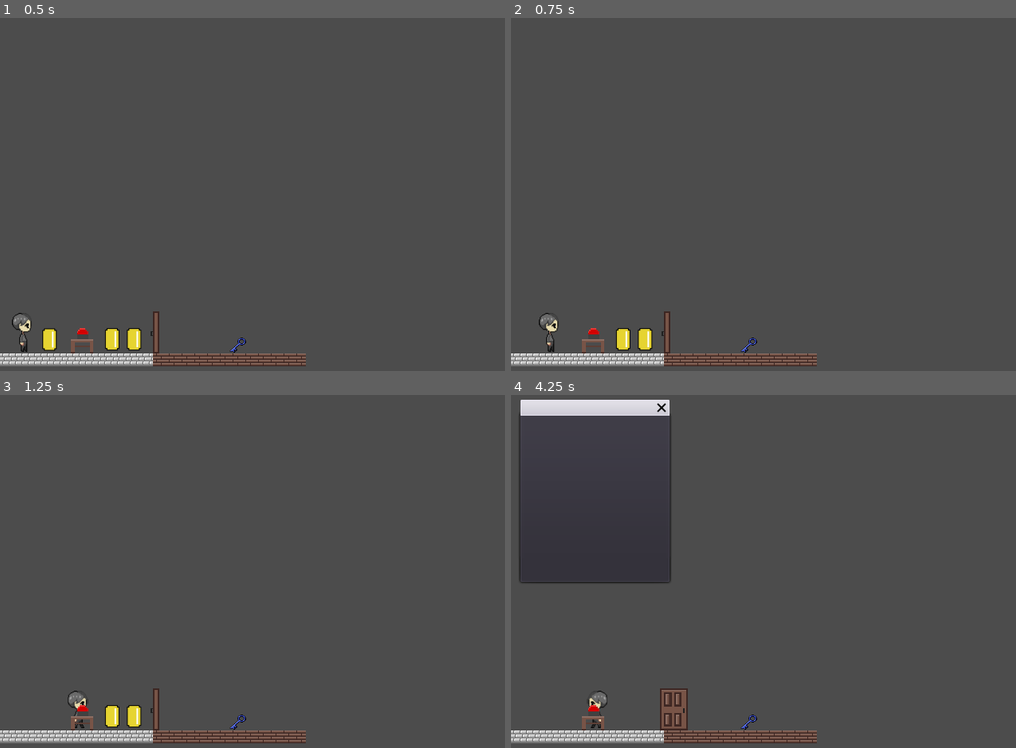
Above: before the commit, frames 1-4 (two rows, left to right).
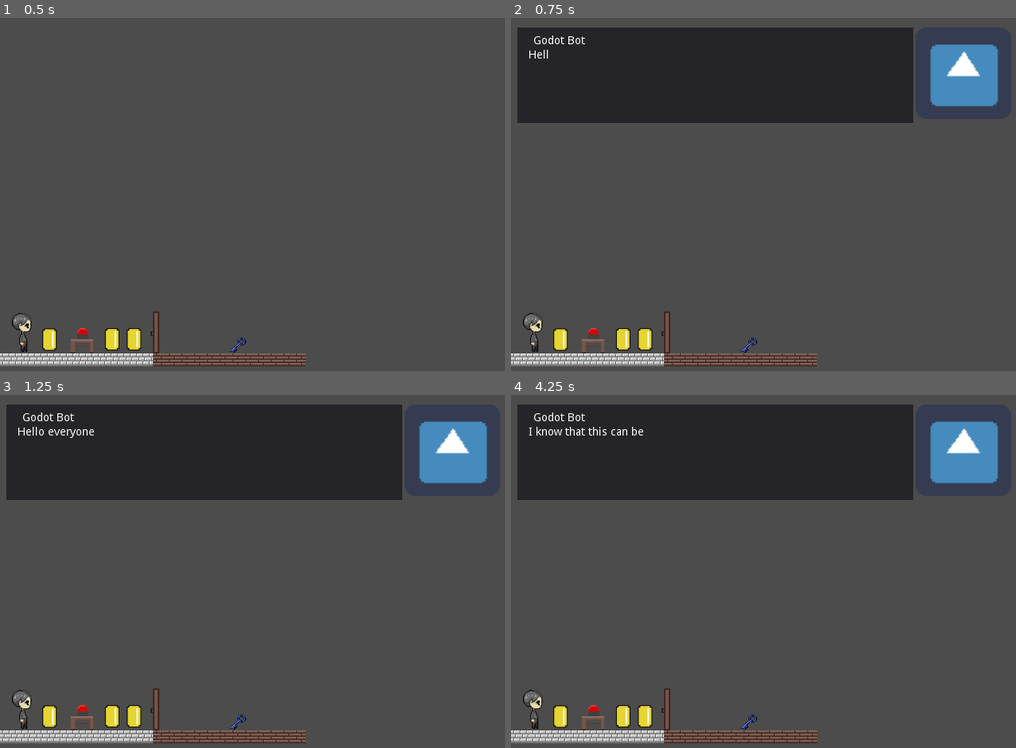
Above: after the commit, the same moments.

Repository: bkuon/Reverie
Game: Godot game, scene res://world.tscn
The game is run twice, just before and just after one commit, with the same random seed, the same clock (stepped at 60 frames per second) and the same inputs. The engine's default icon, where the game draws it, is replaced by a stand-in: a white triangle on a blue panel in a dark square.
Inputs:
- Up to frame 1 (0.5 s): no input
- Up to frame 2 (0.75 s): tap Enter (ui_accept, bound only before the commit) at 0.5 s; hold Right (ui_right) from 0.53 s (still down); hold Enter (ui_accept, bound only before the commit) from 0.53 s (still down)
- Up to frame 3 (1.25 s): keep holding Right (ui_right); keep holding Enter (ui_accept, bound only before the commit); tap Z (ui_accept, bound only after the commit) at 0.77, 0.8, 1.07 s
- Up to frame 4 (4.25 s): release Right (ui_right) at 1.28 s; release Enter (ui_accept, bound only before the commit) at 1.28 s; hold Down (ui_down) 1.28-2.03 s; tap Z (ui_accept, bound only after the commit) at 1.35, 1.52, 1.82, 2.3, 3.02, 3.32 s; tap Enter (ui_accept, bound only before the commit) at 1.55, 2, 2.85 s; hold Right (ui_right) 2.03-2.78 s; hold Enter (ui_accept, bound only before the commit) 2.03-2.78 s; hold Up (ui_up) 2.78-3.53 s; hold Left (ui_left) from 3.53 s (still down); hold Z (ui_accept, bound only after the commit) from 3.53 s (still down); tap X (pause) at 4.15 s

Frame 1 is identical in both runs. In frame 2, 24% of the frame differs, in the area x 1-97%, y 2-95%; in frame 3, 24%; in frame 4, 28%, in the area x 1-97%, y 1-96%.

Commit message:
fixed door

Diff:
--- /dev/null
+++ b/Dialouge.gd
@@ -0,0 +1,35 @@
+extends RichTextLabel
+
+var dialog = ["Hello everyone! Thank you for your hard work!",
+"I know that this can be frustrating, but we've learned so much already"]
+
+#dialog needs to have: a character name, text, emotion
+
+var page=0
+
+# Called when the node enters the scene tree for the first time.
+func _ready():
+	get_tree().paused=true
+
+	set_bbcode(dialog[page])
+	set_visible_characters(0)
+
+	set_process_input(true)
+
+func _input(event):
+	if Input.is_action_pressed("ui_accept"):
+		if get_visible_characters() > get_total_character_count():
+			if page < dialog.size()-1:
+				page+=1
+
+				set_bbcode(dialog[page])
+				set_visible_characters(0)
+			else:
+				get_tree().paused=false
+				Globals.dialogue.queue_free()
+				Globals.dialogue=null
+				Globals.dialogueStart=false
+
+
+func _on_Timer_timeout():
+	set_visible_characters(get_visible_characters()+1)
--- /dev/null
+++ b/DialougeBox.tscn
@@ -0,0 +1,51 @@
+[gd_scene load_steps=3 format=2]
+
+[ext_resource path="res://Dialouge.gd" type="Script" id=1]
+[ext_resource path="res://icon.png" type="Texture" id=2]
+
+
+[node name="DialougeBox" type="Control"]
+pause_mode = 2
+visible = false
+anchor_right = 1.0
+anchor_bottom = 1.0
+margin_left = -5.89063
+margin_top = -342.38
+margin_right = -5.89063
+margin_bottom = -342.38
+__meta__ = {
+"_edit_group_": true
+}
+
+[node name="Panel" type="Panel" parent="."]
+margin_left = 14.0067
+margin_top = 363.975
+margin_right = 511.007
+margin_bottom = 483.975
+
+[node name="Timer" type="Timer" parent="Panel"]
+pause_mode = 2
+wait_time = 0.05
+autostart = true
+
+[node name="RichTextLabel" type="RichTextLabel" parent="Panel"]
+margin_left = 13.7958
+margin_top = 28.1913
+margin_right = 463.796
+margin_bottom = 108.191
+script = ExtResource( 1 )
+
+[node name="CharacterPortrait" type="TextureRect" parent="Panel"]
+margin_left = 500.0
+margin_right = 620.0
+margin_bottom = 115.0
+texture = ExtResource( 2 )
+expand = true
+
+[node name="CharacterName" type="Label" parent="Panel"]
+margin_left = 20.0
+margin_top = 10.0
+margin_right = 110.0
+margin_bottom = 32.0
+text = "Godot Bot"
+[connection signal="timeout" from="Panel/Timer" to="Panel/RichTextLabel" method="_on_Timer_timeout"]
--- a/Globals.gd
+++ b/Globals.gd
@@ -2,10 +2,15 @@
 
 # Declare member variables here.
 const POPUP_SCENE = preload("res://pausePopup.tscn")
+const DIALOGUE_SCENE = preload("res://DialougeBox.tscn")
+
 const WORLD_PATH = "res://world.tscn"
 
 var popup = null
 var canvas_layer = null
+var dialogue = null
+var dialogueStart=true
+
 var unlocked = false
 var coinCounter = 0
 
@@ -13,6 +18,10 @@
 func _ready():
     canvas_layer = CanvasLayer.new()
     add_child(canvas_layer)
+
+# global functions are currently:
+# pause menu
+# dialogue interface
 
 func _input(event):
 	if Input.is_action_pressed("pause"):
@@ -25,3 +34,9 @@
 		elif Input.is_action_pressed("pause") && popup!= null:
 			popup.queue_free()
 			popup=null
+
+	if dialogueStart:
+		if dialogue==null:
+			dialogue = DIALOGUE_SCENE.instance()
+			canvas_layer.add_child(dialogue)
+			dialogue.show()
--- a/pausePopup.gd
+++ b/pausePopup.gd
@@ -6,3 +6,14 @@
 func _input(event):
 	if event.is_action_pressed("pause"):
 		get_tree().paused=false
+
+func _on_save_btn_pressed():
+	print("Save game")
+
+
+func _on_items_btn_pressed():
+	print("items menu")
+
+
+func _on_quit_btn_pressed():
+	print("quit game")
--- a/pausePopup.tscn
+++ b/pausePopup.tscn
@@ -1,11 +1,88 @@
-[gd_scene load_steps=2 format=2]
+[gd_scene load_steps=3 format=2]
 
 [ext_resource path="res://pausePopup.gd" type="Script" id=1]
 
+[sub_resource type="ButtonGroup" id=1]
+resource_name = "pauseMenu"
+
 [node name="pausePopup" type="WindowDialog"]
 pause_mode = 2
-margin_left = 12.2079
-margin_top = 35.8615
-margin_right = 199.208
-margin_bottom = 244.862
+visible = true
+margin_right = 188.0
+margin_bottom = 144.0
+focus_mode = 2
 script = ExtResource( 1 )
+
+[node name="Save" type="RichTextLabel" parent="."]
+margin_top = 56.81
+margin_right = 188.0
+margin_bottom = 104.81
+bbcode_enabled = true
+bbcode_text = "
+[center]Save[/center]"
+text = "
+Save"
+__meta__ = {
+"_edit_group_": true
+}
+
+[node name="save_btn" type="LinkButton" parent="Save" groups=[
+"pauseMenu",
+]]
+margin_left = 1.16473
+margin_top = -3.75666
+margin_right = 189.165
+margin_bottom = 44.2433
+
+[node name="Items" type="RichTextLabel" parent="."]
+margin_left = 9.15527e-005
+margin_top = 8.80951
+margin_right = 188.0
+margin_bottom = 56.8095
+bbcode_enabled = true
+bbcode_text = "
+[center]Items[/center]"
+text = "
+Items"
+__meta__ = {
+"_edit_group_": true
+}
+
+[node name="items_btn" type="LinkButton" parent="Items" groups=[
+"pauseMenu",
+]]
+margin_top = -4.405
+margin_right = 188.0
+margin_bottom = 43.595
+focus_neighbour_top = NodePath("../save_btn")
+focus_neighbour_bottom = NodePath("../quit_btn")
+focus_next = NodePath("../quit_btn")
+focus_previous = NodePath("../save_btn")
+focus_mode = 2
+action_mode = 0
+enabled_focus_mode = 2
+group = SubResource( 1 )
+
+[node name="Quit" type="RichTextLabel" parent="."]
+margin_top = 104.81
+margin_right = 188.0
+margin_bottom = 152.81
+bbcode_enabled = true
+bbcode_text = "[center]
+Quit[/center]"
+text = "
+Quit"
+__meta__ = {
+"_edit_group_": true
+}
+
+[node name="quit_btn" type="LinkButton" parent="Quit" groups=[
+"pauseMenu",
+]]
+margin_left = 1.12592
+margin_top = -4.44325
+margin_right = 189.126
+margin_bottom = 43.5567
+[connection signal="pressed" from="Save/save_btn" to="." method="_on_save_btn_pressed"]
+[connection signal="pressed" from="Items/items_btn" to="." method="_on_items_btn_pressed"]
+[connection signal="pressed" from="Quit/quit_btn" to="." method="_on_quit_btn_pressed"]
--- a/project.godot
+++ b/project.godot
@@ -32,6 +32,11 @@
 
 [input]
 
+ui_accept={
+"deadzone": 0.5,
+"events": [ Object(InputEventKey,"resource_local_to_scene":false,"resource_name":"","device":0,"alt":false,"shift":false,"control":false,"meta":false,"command":false,"pressed":false,"scancode":90,"unicode":0,"echo":false,"script":null)
+ ]
+}
 pause={
 "deadzone": 0.5,
 "events": [ Object(InputEventKey,"resource_local_to_scene":false,"resource_name":"","device":0,"alt":false,"shift":false,"control":false,"meta":false,"command":false,"pressed":false,"scancode":88,"unicode":0,"echo":false,"script":null)
--- /dev/null
+++ b/select.gd
@@ -0,0 +1,17 @@
+extends KinematicBody2D
+
+var motion = Vector2()
+const RESISTANCE = Vector2(0,0)
+
+func _physics_process(delta):
+	#motion.y += GRAVITY
+
+	if Input.is_action_pressed("ui_up"):
+		#motion.y = SPEED
+		print("up")
+
+	elif Input.is_action_pressed("ui_down"):
+		print("down")
+		#motion.y = -SPEED
+
+	move_and_slide(motion,RESISTANCE)
--- a/world.tscn
+++ b/world.tscn
@@ -44,9 +44,6 @@
 [sub_resource type="RectangleShape2D" id=5]
 extents = Vector2( 16.2286, 25.9858 )
 
-[sub_resource type="RectangleShape2D" id=6]
-extents = Vector2( 13.7324, 27.8863 )
-
 [sub_resource type="SpriteFrames" id=7]
 animations = [ {
 "frames": [ ExtResource( 12 ), ExtResource( 13 ), ExtResource( 14 ), ExtResource( 15 ), ExtResource( 16 ), ExtResource( 13 ), ExtResource( 12 ) ],
@@ -63,6 +60,7 @@
 [node name="MC_Sprite" type="KinematicBody2D" parent="." groups=[
 "player",
 ]]
+editor/display_folded = true
 position = Vector2( 27.7349, 405.752 )
 script = ExtResource( 1 )
 __meta__ = {
@@ -80,6 +78,7 @@
 [node name="keyObject" type="RigidBody2D" parent="." groups=[
 "inventoryItem",
 ]]
+editor/display_folded = true
 collision_layer = 2
 collision_mask = 2
 gravity_scale = 0.0
@@ -110,6 +109,7 @@
 shape = SubResource( 4 )
 
 [node name="doorObj" type="Area2D" parent="doorObject"]
+editor/display_folded = true
 position = Vector2( 357.265, 344.806 )
 gravity_point = true
 gravity_vec = Vector2( 0, 0 )
@@ -123,10 +123,6 @@
 [node name="CollisionShape2D" type="CollisionShape2D" parent="doorObject/doorObj"]
 position = Vector2( -158.994, 61.0124 )
 shape = SubResource( 5 )
-
-[node name="CollisionShape2D" type="CollisionShape2D" parent="doorObject"]
-position = Vector2( 196.944, 405.818 )
-shape = SubResource( 6 )
 
 [node name="TileMap" type="TileMap" parent="."]
 tile_set = ExtResource( 9 )
@@ -136,6 +132,7 @@
 tile_data = PoolIntArray( 1769472, 1, 0, 1769473, 1, 0, 1769474, 1, 0, 1769475, 1, 0, 1769476, 1, 0, 1769477, 1, 0, 176 …(267 unchanged characters)…
 
 [node name="button" type="StaticBody2D" parent="."]
+editor/display_folded = true
 script = ExtResource( 10 )
 
 [node name="table_button" type="Area2D" parent="button"]
@@ -163,6 +160,7 @@
 shape = SubResource( 8 )
 
 [node name="CoinObject" type="StaticBody2D" parent="."]
+editor/display_folded = true
 script = ExtResource( 17 )
 
 [node name="Coin" type="Area2D" parent="CoinObject"]
@@ -179,6 +177,7 @@
 shape = SubResource( 4 )
 
 [node name="CoinObject2" type="StaticBody2D" parent="."]
+editor/display_folded = true
 script = ExtResource( 17 )
 
 [node name="Coin" type="Area2D" parent="CoinObject2"]
@@ -195,6 +194,7 @@
 shape = SubResource( 4 )
 
 [node name="CoinObject3" type="StaticBody2D" parent="."]
+editor/display_folded = true
 script = ExtResource( 17 )
 
 [node name="Coin" type="Area2D" parent="CoinObject3"]
Not shown: 1 places in world.tscn that only renumber resources
